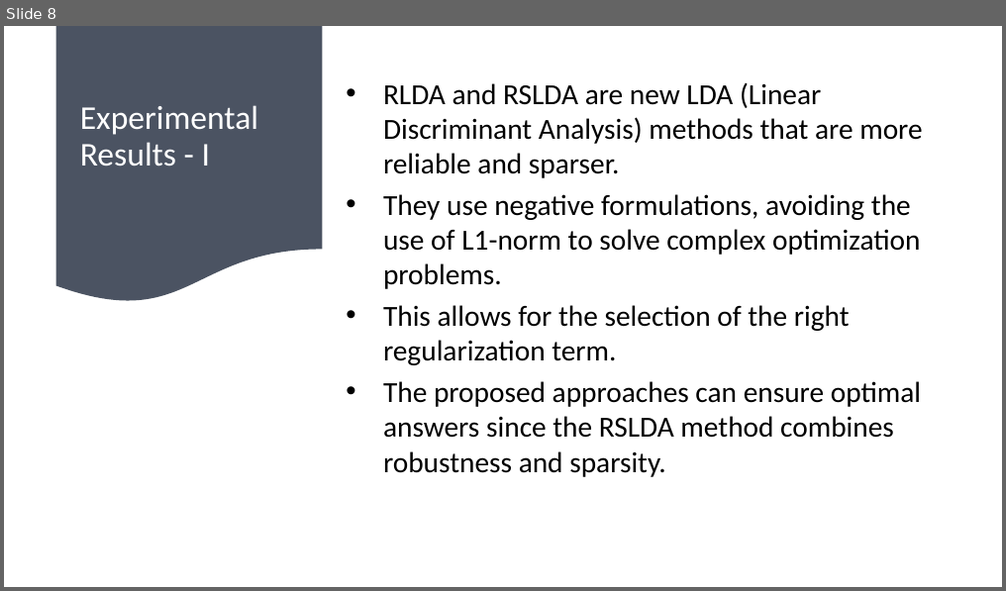
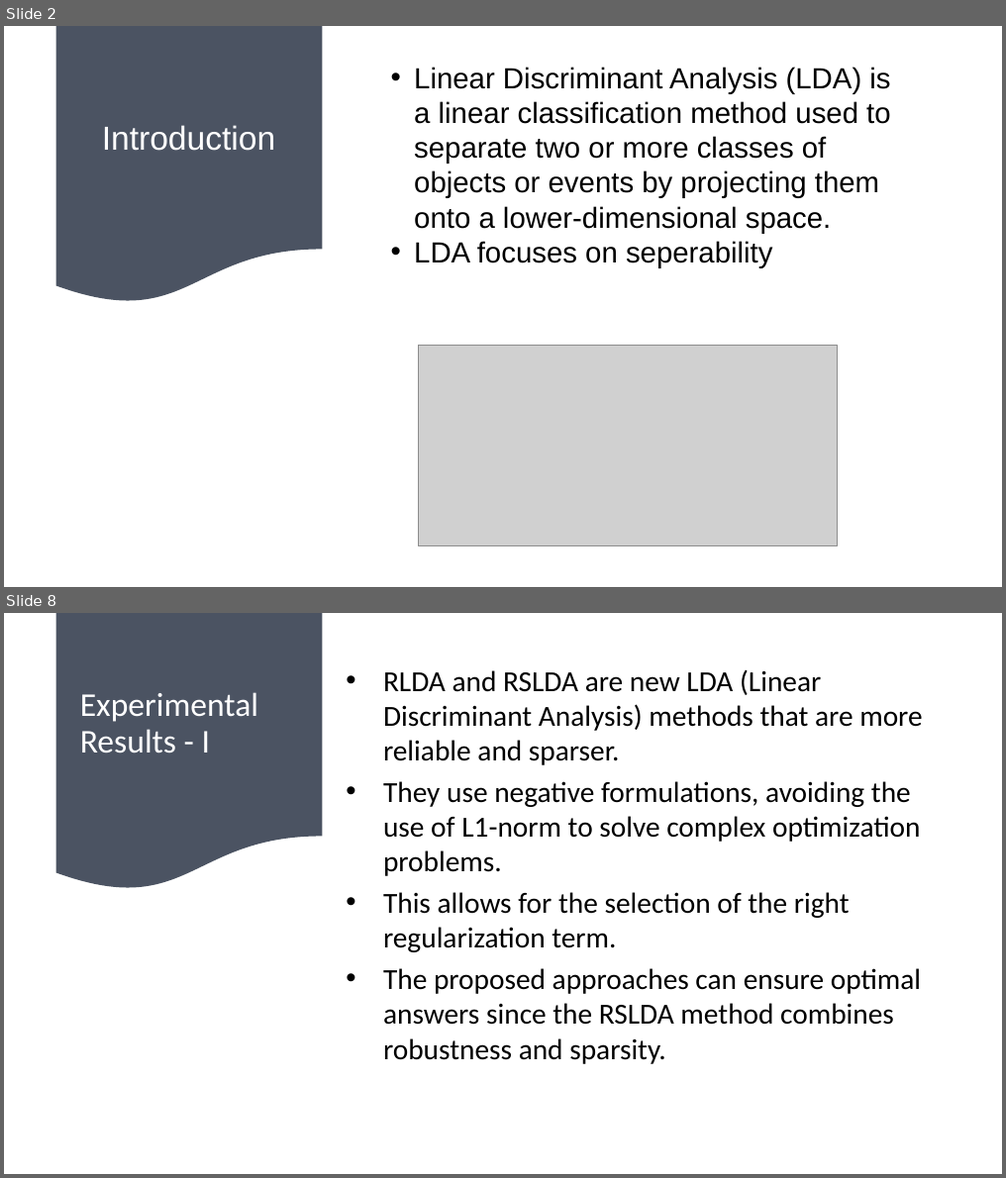
Before and after one commit to satyam04sharma/CECS-550---Survey-Paper, a slide deck: LDA Presentation CECS 550.pptx. Shown one above the other, each under a label of ours: slide 8 before the commit, slides 2 and 8 after it; the slides between them are not shown. The pictures are 1006x591 and 1006x1178 pixels, drawn with LibreOffice and Linux fonts; fonts in the diff are those of the drawing; grey boxes stand for pictures. Boxes give left, top, right and bottom in pixels: in the first picture for what was removed or moved away, otherwise in the second. Text is boxed around its words. In the diff, an @@ line names an element or a change of style, - is before the commit and + after.

Commit message:
Updated the intro

```diff
--- a/LDA Presentation CECS 550.pptx
+++ b/LDA Presentation CECS 550.pptx
@@ slide 2 added at box(4, 26, 1002, 587), background #FFFFFF @@
@@ flow chart document added at box(56, 26, 322, 304), fill #4B5362 @@
@@ text added at box(414, 67, 890, 269), 28 pt, text #000000 @@
+• Linear Discriminant Analysis (LDA) is a linear classification method used to separate two or more classes of objects or events by projecting them onto a lower-dimensional space.
+• LDA focuses on seperability
@@ title added at box(102, 125, 275, 151), 32 pt, text #FFFFFF @@
+Introduction
@@ picture added at box(419, 346, 838, 547) @@
```
Also in this commit, not shown: 6 slides changed, 1 other slide added, 2 slides removed.
